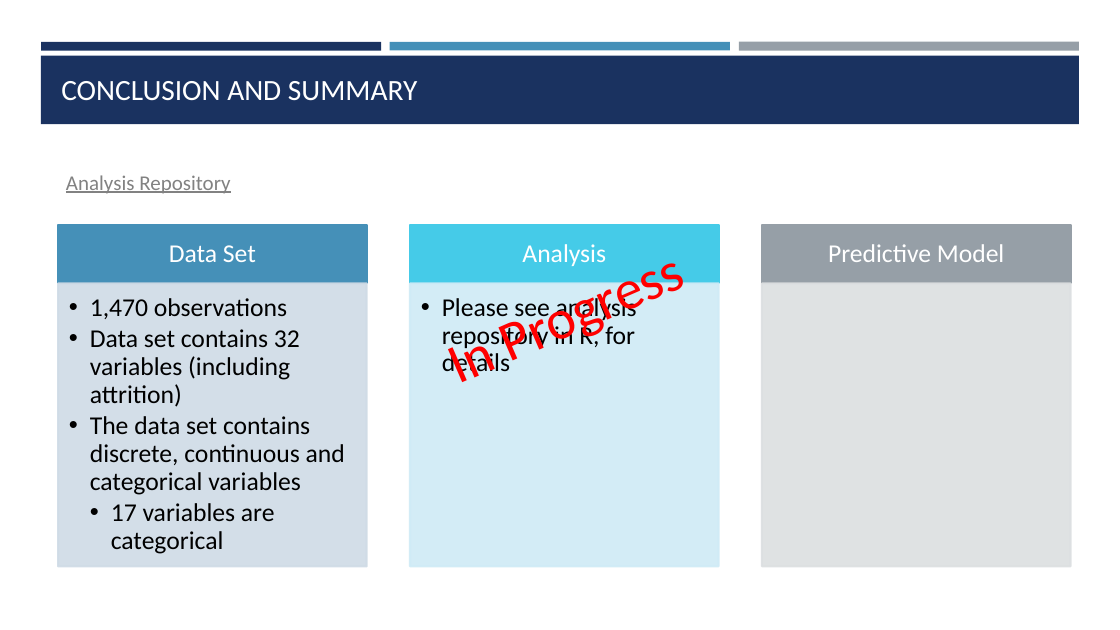
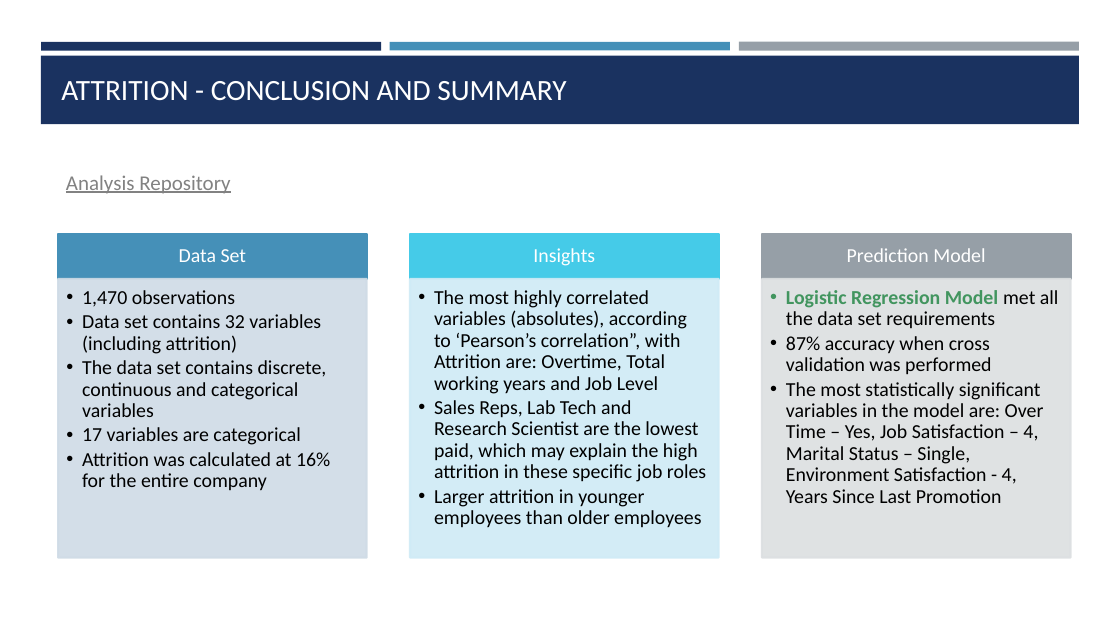
Before and after one commit to jainhsuya/msds.6306.case.study.2, a slide deck: slide 12 of Case Study 2.pptx. Drawn at 1120x630 pixels with LibreOffice and Linux fonts; fonts in the diff are those of the drawing. Boxes give left, top, right and bottom in pixels: in the first picture for what was removed or moved away, otherwise in the second. Text is boxed around its words. In the diff, an @@ line names an element or a change of style, - is before the commit and + after.

Commit message:
Final Version

```diff
--- a/Case Study 2.pptx
+++ b/Case Study 2.pptx
@@ title at (61,81,566,101): text changed @@
-CONCLUSION AND SUMMARY
+ATTRITION - CONCLUSION AND SUMMARY
@@ text "Data Set": place and size @@
-text "Data Set" at (169,245,256,262)
+text "Data Set" at (179,249,247,262)
@@ text "Data Set" at (179,249,247,262): size 22 to 17 pt; less space between paragraphs @@
@@ rectangle: place and size @@
-rectangle at (58,225,367,283)
+rectangle at (58,234,367,280)
@@ rectangle: place and size @@
-rectangle at (410,225,719,283)
+rectangle at (410,234,719,280)
@@ rectangle: place and size @@
-rectangle at (762,225,1071,283)
+rectangle at (762,234,1071,280)
@@ text removed at (522,244,606,266) @@
-Analysis
@@ text added at (533,248,595,266), 17 pt, text #FFFFFF @@
+Insights
@@ text at (847,248,985,262): text changed; size 22 to 17 pt @@
-Predictive Model
+Prediction Model
@@ rectangle: place and size @@
-rectangle at (58,283,367,566)
+rectangle at (58,279,367,558)
@@ text at (82,290,327,445): size 22 to 17 pt in "1,470 observations", "Data set contains 32 variables (including attrition)", "The data set contains discrete, continuous and ...", "17 variables are categorical"; indent changed; list level 3 to 2 in "17 variables are categorical" @@
@@ rectangle: place and size @@
-rectangle at (410,283,719,566)
+rectangle at (410,279,719,558)
@@ text at (434,290,706,528): text changed; size 22 to 17 pt @@
-  • Please see analysis repository in R, for details
+  • The most highly correlated variables (absolutes), according to ‘Pearson’s correlation”, with Attrition are: Overtime, Total working years and Job Level
+  • Sales Reps, Lab Tech and Research Scientist are the lowest paid, which may explain the high attrition in these specific job roles
+  • Larger attrition in younger employees than older employees
@@ rectangle: place and size @@
-rectangle at (762,283,1071,566)
+rectangle at (762,279,1071,558)
@@ text added at (786,290,1059,503), 17 pt, text #000000 @@
+  • Logistic Regression Model met all the data set requirements
+  • 87% accuracy when cross validation was performed
+  • The most statistically significant variables in the model are: Over Time – Yes, Job Satisfaction – 4, Marital Status – Single, Environment Satisfaction - 4, Years Since Last Promotion
@@ text removed at (554,323,573,344) @@
-In Progress
@@ text at (82,452,330,491): paragraph added @@
+  • Attrition was calculated at 16% for the entire company
```
Also in this commit, not shown: 2 other slides changed.
